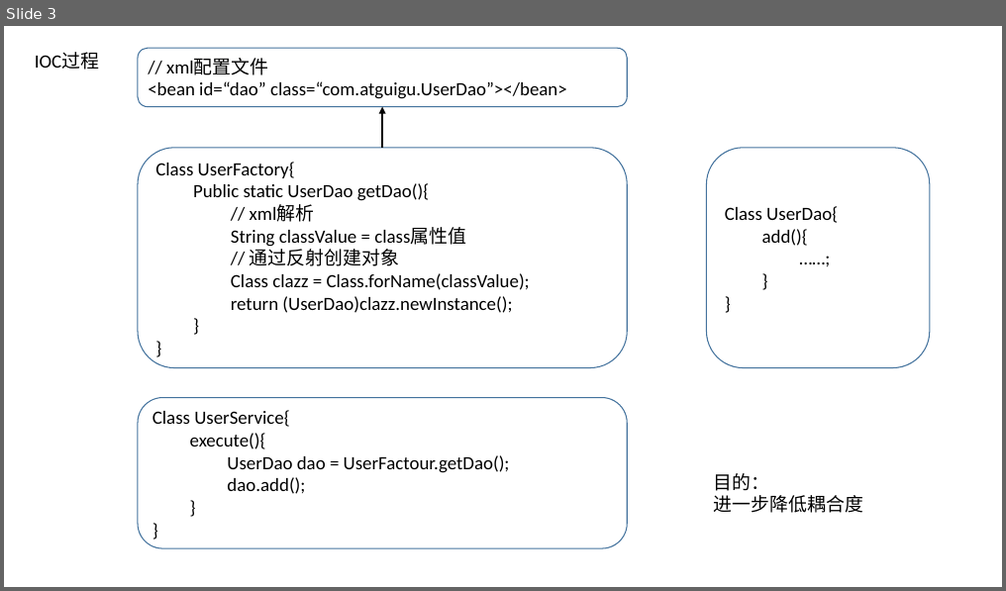
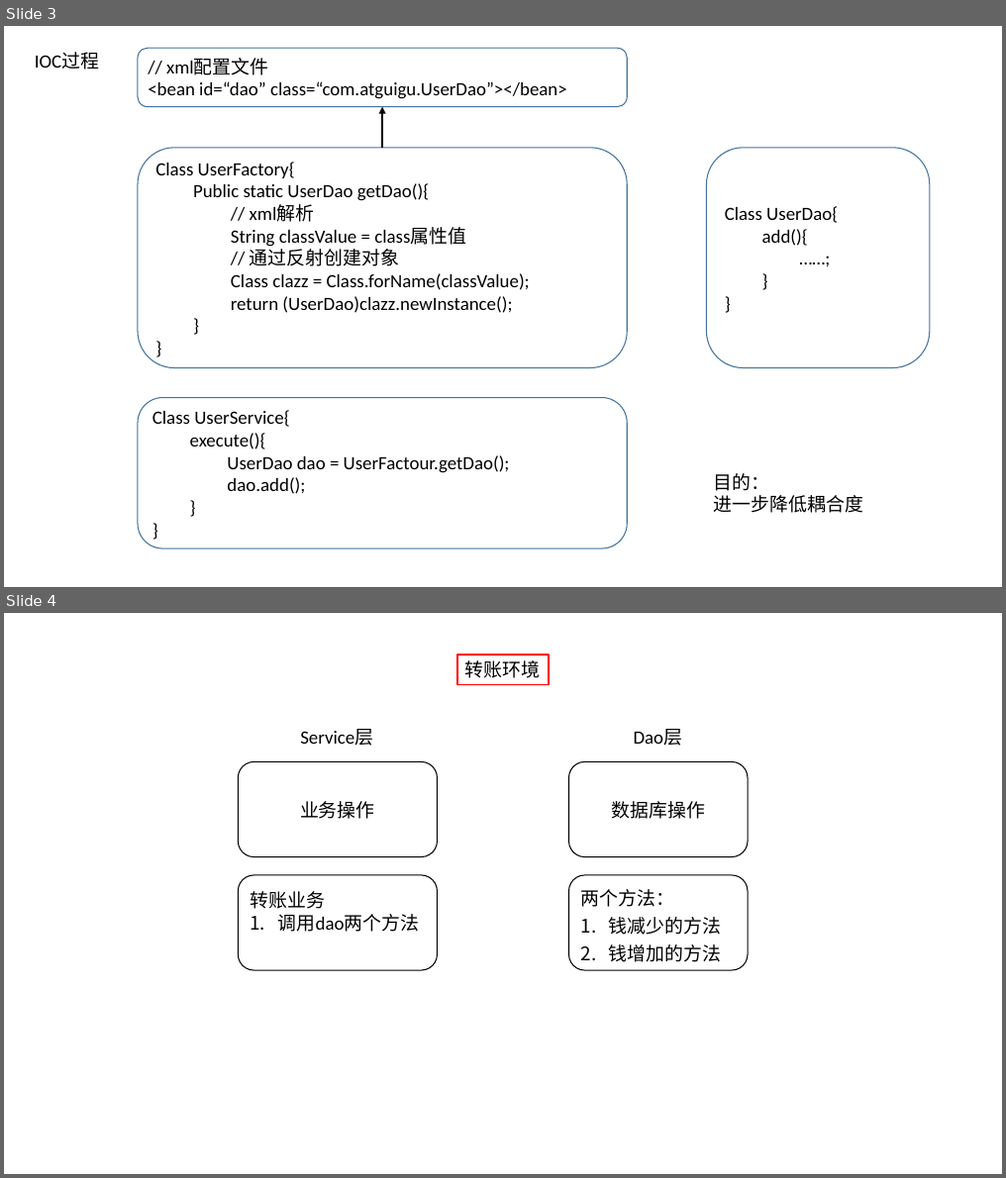
Before and after one commit to ChenZT-0618/spring5_demo, a slide deck: Spring5笔记/IOC底层原理.pptx. Shown one above the other, each under a label of ours: slide 3 before the commit, slides 3 and 4 after it. The pictures are 1006x591 and 1006x1178 pixels, drawn with LibreOffice and Linux fonts; fonts in the diff are those of the drawing. Boxes give left, top, right and bottom in pixels: in the first picture for what was removed or moved away, otherwise in the second. Text is boxed around its words. In the diff, an @@ line names an element or a change of style, - is before the commit and + after.

```diff
--- a/Spring5笔记/IOC底层原理.pptx
+++ b/Spring5笔记/IOC底层原理.pptx
@@ slide 4 added at bbox=[4, 613, 1002, 1174], background #FFFFFF @@
@@ rectangle added at bbox=[457, 655, 548, 684], outline #FF0000 1.5 pt, 18 pt, text #000000 @@
+转账环境
@@ text added at bbox=[300, 729, 373, 746], 18 pt, text #000000 @@
+Service层
@@ text added at bbox=[634, 729, 683, 746], 18 pt, text #000000 @@
+Dao层
@@ rounded rectangle added at bbox=[239, 761, 438, 858], fill #FFFFFF, outline #000000 1 pt, 18 pt, text #000000 @@
+业务操作
@@ rounded rectangle added at bbox=[569, 761, 748, 858], fill #FFFFFF, outline #000000 1 pt, 18 pt, text #000000 @@
+数据库操作
@@ rounded rectangle added at bbox=[239, 875, 438, 970], fill #FFFFFF, outline #000000 1 pt, 18 pt, text #000000 @@
+转账业务
+1. 调用dao两个方法
@@ rounded rectangle added at bbox=[569, 875, 748, 970], fill #FFFFFF, outline #000000 1 pt, 18 pt, text #000000 @@
+两个方法：
+1. 钱减少的方法
+2. 钱增加的方法
```
Also in this commit, not shown: 15 other files.
